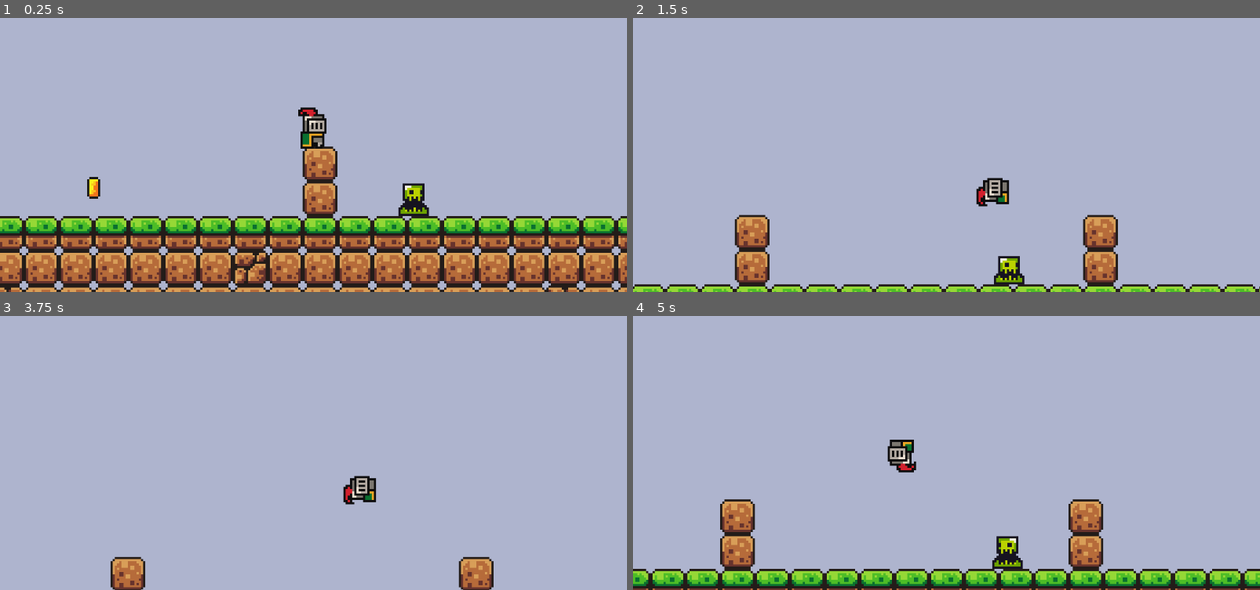
Above: before the commit, frames 1-4 (two rows, left to right).
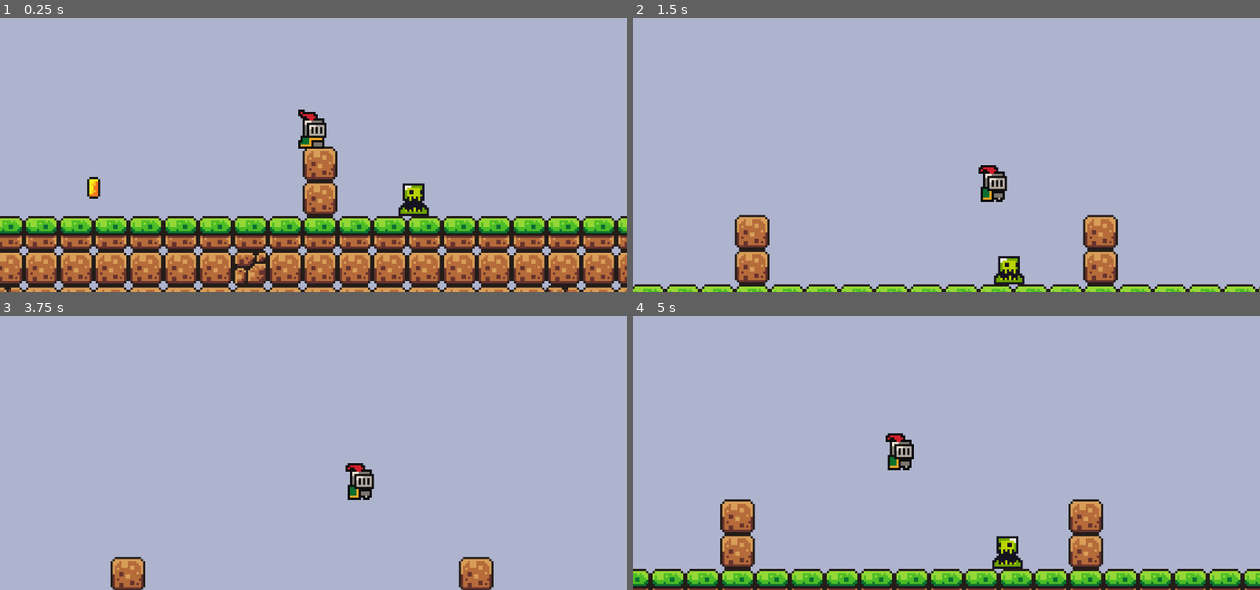
Above: after the commit, the same moments.

Repository: abrar-ol/GodotFirstGame
Game: Godot game, scene res://scenes/game.tscn
Two runs of this game, one before a commit and one after it. Both use one fixed random seed, a clock stepped at 60 frames per second and the inputs below.
Inputs:
- Up to frame 1 (0.25 s): no input
- Up to frame 2 (1.5 s): hold Right (move_right) from 0.53 s (still down); tap Space (jump) at 0.6, 0.77, 1.07, 1.35 s
- Up to frame 3 (3.75 s): tap Space (jump) at 1.52, 1.82, 2.1, 2.85, 3.02, 3.32, 3.6 s; release Right (move_right) at 2.03 s; hold Left (move_left) 2.03-2.78 s; hold Right (move_right) from 2.78 s (still down)
- Up to frame 4 (5 s): tap Space (jump) at 3.77, 4.07, 4.35, 4.52, 4.82 s; release Right (move_right) at 4.28 s; hold Left (move_left) from 4.28 s (still down)

The runs differ from the first frame. In frame 1, 0.3% of the frame differs, in the area x 47-53%, y 32-48%; in frame 2, 0.5%, in the area x 54-61%, y 53-69%; in frame 3, 0.5%; in frame 4, 0.5%.

Commit message:
update jump animation

Diff:
--- a/scenes/player.tscn
+++ b/scenes/player.tscn
@@ -226,3 +226,9 @@
 [node name="CollisionShape2D" type="CollisionShape2D" parent="."]
 position = Vector2(0, -8)
 shape = SubResource("CapsuleShape2D_lewoy")
+
+[node name="DoubleJumpTimer" type="Timer" parent="."]
+wait_time = 3.0
+one_shot = true
+
+[connection signal="timeout" from="DoubleJumpTimer" to="." method="_on_double_jump_timer_timeout"]
--- a/scripts/player.gd
+++ b/scripts/player.gd
@@ -5,11 +5,11 @@
 const JUMP_VELOCITY = -300.0
 const  MAX_JUMPS = 2
 var jump_counter = 0
-
+var isDoubleJump = false
 
 
 @onready var animated_sprite = $AnimatedSprite2D
-@onready var timer = $AnimatedSprite2D/Timer
+
 
 
 # Get the gravity from the project settings to be synced with RigidBody nodes.
@@ -22,15 +22,13 @@
 	if not is_on_floor():
 		velocity.y += gravity * delta
 
-	# Reset jump_counter
-	if is_on_floor() :
-		jump_counter=0
-
+	if is_on_floor() || jump_counter>MAX_JUMPS:
+		jump_counter = 0
+		isDoubleJump=false
 	# Handle jump.
-	if Input.is_action_just_pressed("jump") and jump_counter<MAX_JUMPS:
+	if Input.is_action_just_pressed("jump") and jump_counter < MAX_JUMPS:
+		jump_counter += 1
 		velocity.y = JUMP_VELOCITY
-		jump_counter += 1
-
 
 	# Direction: -1, 0, 1
 	var direction = Input.get_axis("move_left", "move_right")
@@ -50,9 +48,13 @@
 			else :
 				animated_sprite.flip_h = false
 	else:
-		if jump_counter == 2 :
+
+		if Input.is_action_just_pressed("jump")and jump_counter==2 && !isDoubleJump:
+			print("doubleJump")
 			animated_sprite.play("doubleJump")
-		else :
+			isDoubleJump = true
+		elif jump_counter==1 :
+			print("jump")
 			animated_sprite.play("jump")
 
 
